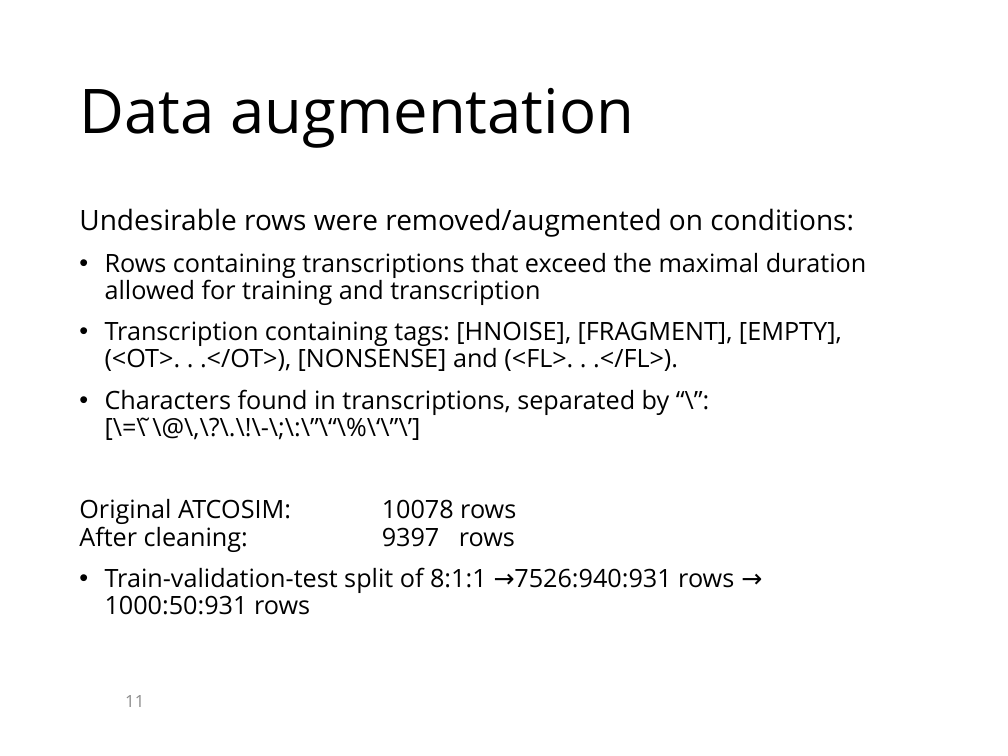
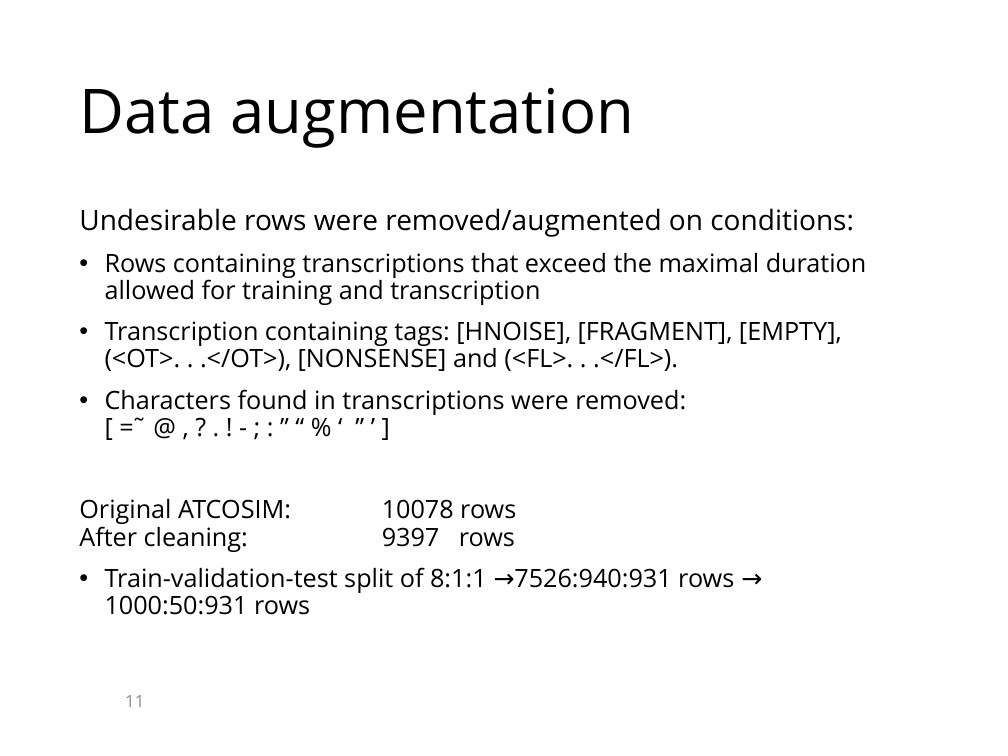
Before and after one commit to KaranChand/ATC, a slide deck: slide 11 of Thesis presentation ATC.pptx. Drawn at 1008x756 pixels with LibreOffice and Linux fonts; fonts in the diff are those of the drawing; background and template pictures are left out. Boxes give left, top, right and bottom in pixels: in the first picture for what was removed or moved away, otherwise in the second. Text is boxed around its words. In the diff, an @@ line names an element or a change of style, - is before the commit and + after.

```diff
--- a/Thesis presentation ATC.pptx
+++ b/Thesis presentation ATC.pptx
@@ text at [105,389,686,415]: text changed @@
-• Characters found in transcriptions, separated by “\”:
-  [\=\ ̃\@\,\?\.\!\-\;\:\”\“\%\‘\”\’]
+• Characters found in transcriptions were removed:
+  [ = ̃ @ , ? . ! - ; : ” “ % ‘ ” ’ ]
```
Also in this commit, not shown: 8 other slides changed, 3 other files.
